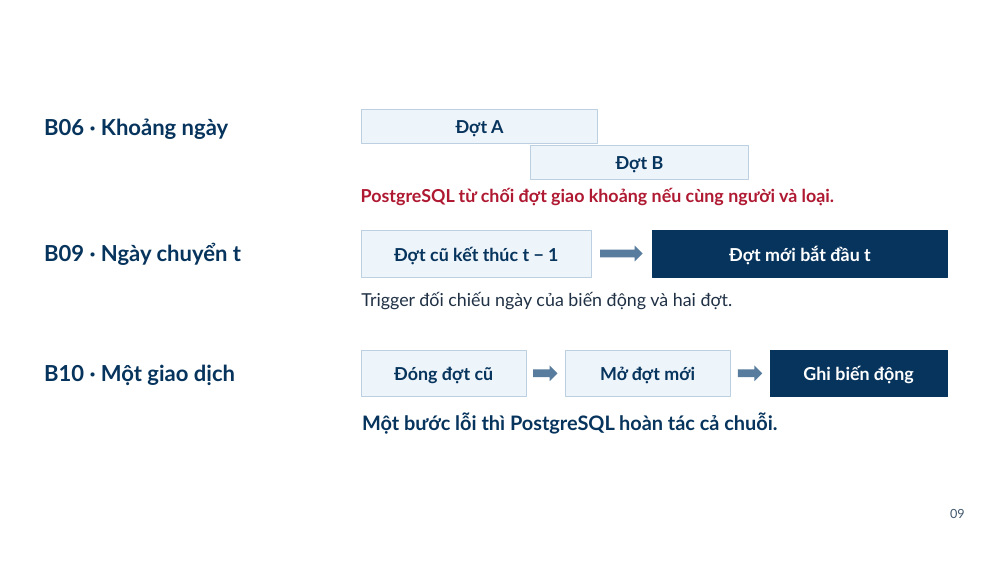
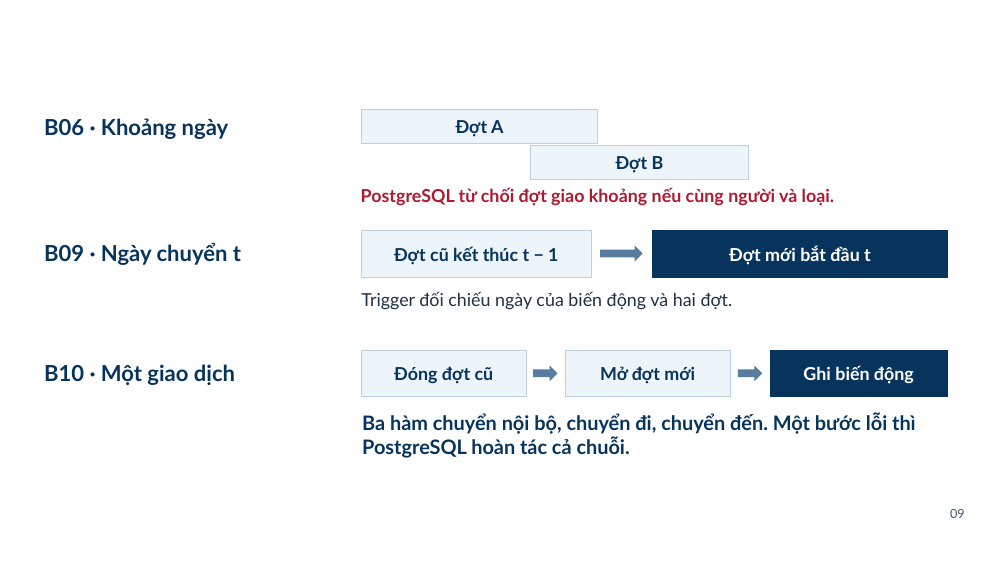
Before and after one commit to Linhlss/CSDL-Nh-m-38, a slide deck: slide 12 of presentation/CSDL_Nhom38_HUST_ThuyetTrinh.pptx. Drawn at 1008x567 pixels with LibreOffice and Linux fonts; fonts in the diff are those of the drawing; background and template pictures are left out. Boxes give left, top, right and bottom in pixels: in the first picture for what was removed or moved away, otherwise in the second. Text is boxed around its words. In the diff, an @@ line names an element or a change of style, - is before the commit and + after.

```diff
--- a/presentation/CSDL_Nhom38_HUST_ThuyetTrinh.pptx
+++ b/presentation/CSDL_Nhom38_HUST_ThuyetTrinh.pptx
@@ text at <box>362,413,916,458</box>: text changed @@
-Một bước lỗi thì PostgreSQL hoàn tác cả chuỗi.
+Ba hàm chuyển nội bộ, chuyển đi, chuyển đến. Một bước lỗi thì PostgreSQL hoàn tác cả chuỗi.
```
Also in this commit, not shown: 6 other slides changed, 15 other files.
